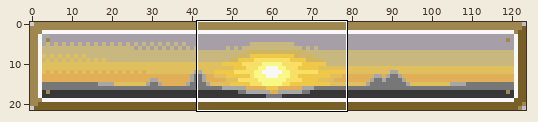
Two versions of one sprite sheet, assets/boxes/rse/head/standard/box3.png. Above: a wide view before the commit, with the close-up outlined.
Close-up. Before the edit:
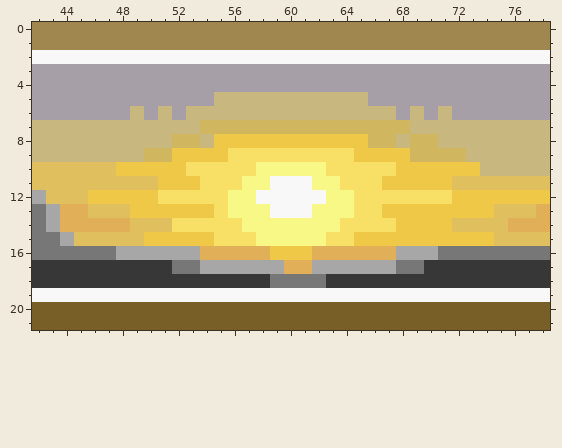
The file is 124x22 pixels. Colours within 5 levels of each other are drawn and written as one. Shown: x 42..78, y 0..21.
After the commit:
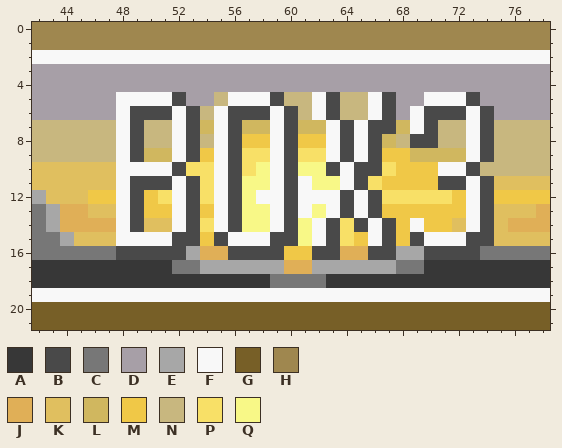
Palette (. is transparent): A #373737  B #494949  C #777777  D #a79fa7  E #a7a7a7  F #f8f8f8  G #775f27  H #9f874f  J #e0af57  K #e0bf5f  L #d0b75f  M #f0c847  N #c8b77f  P #f8e067  Q #f8f887
Difference:
y 5: x 48..52 DDDDD -> FFFFB; x 56..59 NNNN -> FFFB; x 62..63 NN -> FB; x 66..67 DD -> FB; x 70..73 DDDD -> FFFB
y 6: x 48..53 DNDNDN -> FBBBFB; x 55..60 NNNNNN -> FBBBFB; x 62..63 NN -> FB; x 66..67 NN -> FB; x 69..74 NDNDDD -> FBBBFB
y 7: x 48..49 NN -> FB; x 52..53 NN -> FB; x 55..56 LL -> FB; x 59..60 LL -> FB; x 63..67 LLLLL -> FBFBB; x 69..70 NN -> FB; x 73..74 NN -> FB
y 8: x 48..49 NN -> FB; x 52..53 LL -> FB; x 55..56 MM -> FB; x 59..60 MM -> FB; x 63..66 MMML -> FBFB; x 69..70 LL -> BB; x 73..74 NN -> FB
y 9: x 48..49 NN -> FB; x 52..53 MM -> FB; x 55..56 MP -> FB; x 59..60 PP -> FB; x 63..66 PPMM -> FBFB; x 73..74 NN -> FB
y 10: x 48..52 MMMMM -> FFFFB; x 55..56 PP -> FB; x 59..60 QQ -> FB; x 63..66 PPPP -> BFBB; x 71..73 MMM -> FFB
y 11: x 48..53 KKKMMM -> FBBBFB; x 55..56 PP -> FB; x 60 F -> B; x 64..65 PP -> FB; x 71..74 MKKK -> BBFB
y 12: x 48..49 MM -> FB; x 52..53 PP -> FB; x 55..56 PQ -> FB; x 60 F -> B; x 63..66 QQPP -> FBFB; x 73..74 MM -> FB
y 13: x 48..49 KM -> FB; x 52..53 MM -> FB; x 55..56 PQ -> FB; x 60 F -> B; x 63..66 QQPP -> FBFB; x 73..74 MM -> FB
y 14: x 48..49 JK -> FB; x 52..53 PP -> FB; x 55..56 PP -> FB; x 59..60 QQ -> FB; x 62..63 QQ -> FB; x 65..67 PPP -> BFB; x 69 M -> F; x 73..74 KK -> FB
y 15: x 48..53 KKMMMM -> FFFFBB; x 55..60 PPPQQQ -> BFFFBB; x 62..63 QP -> FB; x 66..67 MM -> FB; x 69..74 MMMMMM -> BFFFBB
y 16: x 48..52 EEEEE -> BBBBB; x 56..59 JJJM -> BBBB; x 62..63 JJ -> BB; x 66..67 JJ -> BB; x 70..73 ECCC -> BBBB
